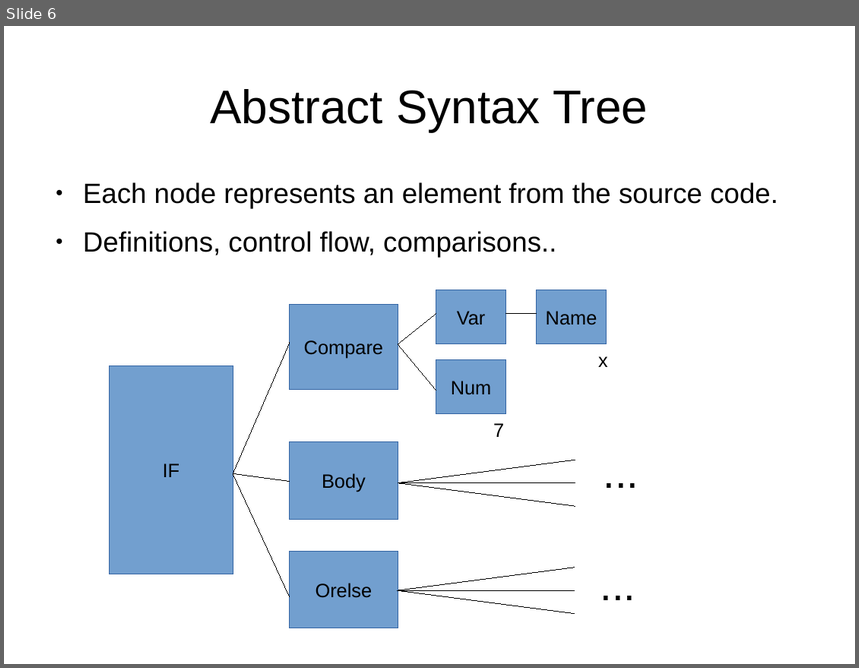
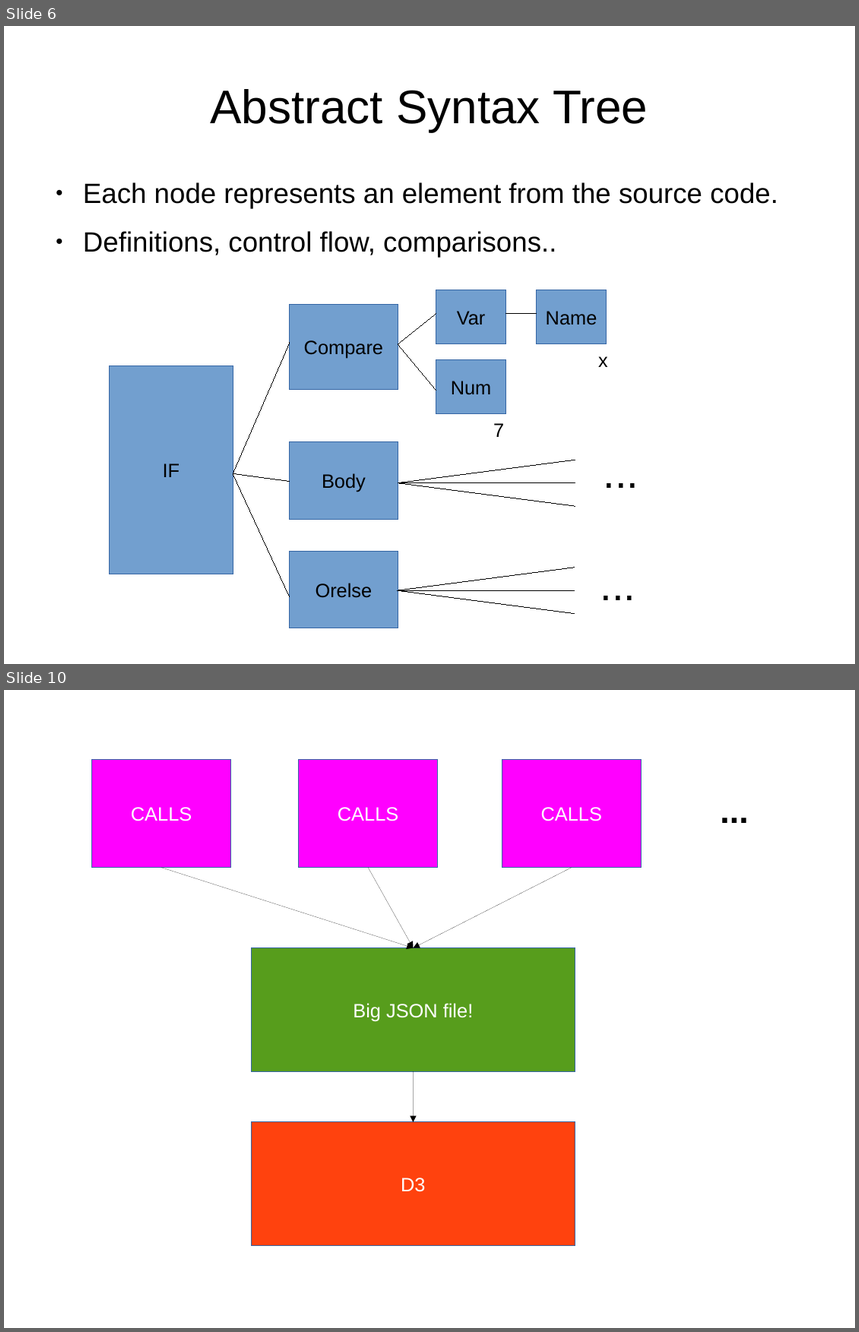
Before and after one commit to brmscheiner/ideogram, a slide deck: presentation/presentation.odp. Shown one above the other, each under a label of ours: slide 6 before the commit, slides 6 and 10 after it; the slides between them are not shown. The pictures are 859x668 and 859x1332 pixels, drawn with LibreOffice and Linux fonts; fonts in the diff are those of the drawing. Boxes give left, top, right and bottom in pixels: in the first picture for what was removed or moved away, otherwise in the second. Text is boxed around its words. In the diff, an @@ line names an element or a change of style, - is before the commit and + after.

```diff
--- a/presentation/presentation.odp
+++ b/presentation/presentation.odp
@@ slide 10 added at (x1=4, y1=690, x2=855, y2=1328), background #FFFFFF @@
@@ rectangle added at (x1=92, y1=759, x2=231, y2=868), fill #FF00FF, outline #3465A4 0 pt, 18 pt, text #FFFFFF @@
+CALLS
@@ rectangle added at (x1=299, y1=759, x2=438, y2=868), fill #FF00FF, outline #3465A4 0 pt, 18 pt, text #FFFFFF @@
+CALLS
@@ rectangle added at (x1=503, y1=759, x2=641, y2=868), fill #FF00FF, outline #3465A4 0 pt, 18 pt, text #FFFFFF @@
+CALLS
@@ rectangle added at (x1=661, y1=783, x2=808, y2=837), outline #FFFFFF 0 pt, 32 pt, text #000000, bold @@
+...
@@ arrow added from (161, 868) to (414, 948), #000000 0 pt @@
@@ arrow added from (369, 868) to (414, 948), #000000 0 pt @@
@@ arrow added from (572, 868) to (414, 948), #000000 0 pt @@
@@ rectangle added at (x1=251, y1=948, x2=576, y2=1072), fill #579D1C, outline #3465A4 0 pt, 18 pt, text #FFFFFF @@
+Big JSON file!
@@ arrow added from (414, 1072) to (414, 1122), #000000 0 pt @@
@@ rectangle added at (x1=251, y1=1122, x2=576, y2=1246), fill #FF420E, outline #3465A4 0 pt, 18 pt, text #FFFFFF @@
+D3
```
Also in this commit, not shown: 4 other slides added, 3 slides removed, 3 other files.
